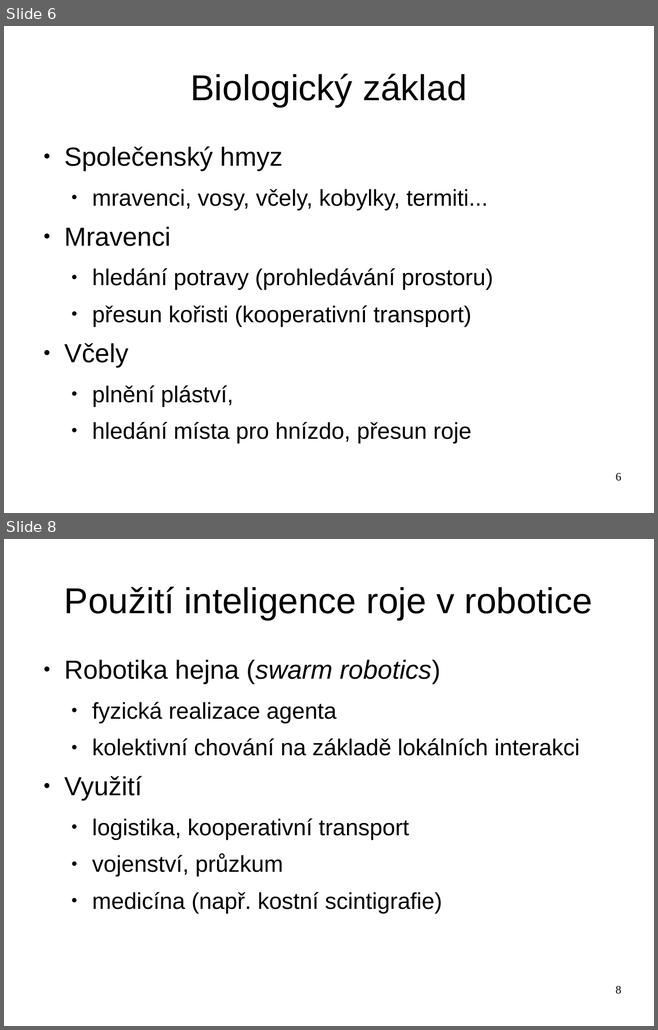
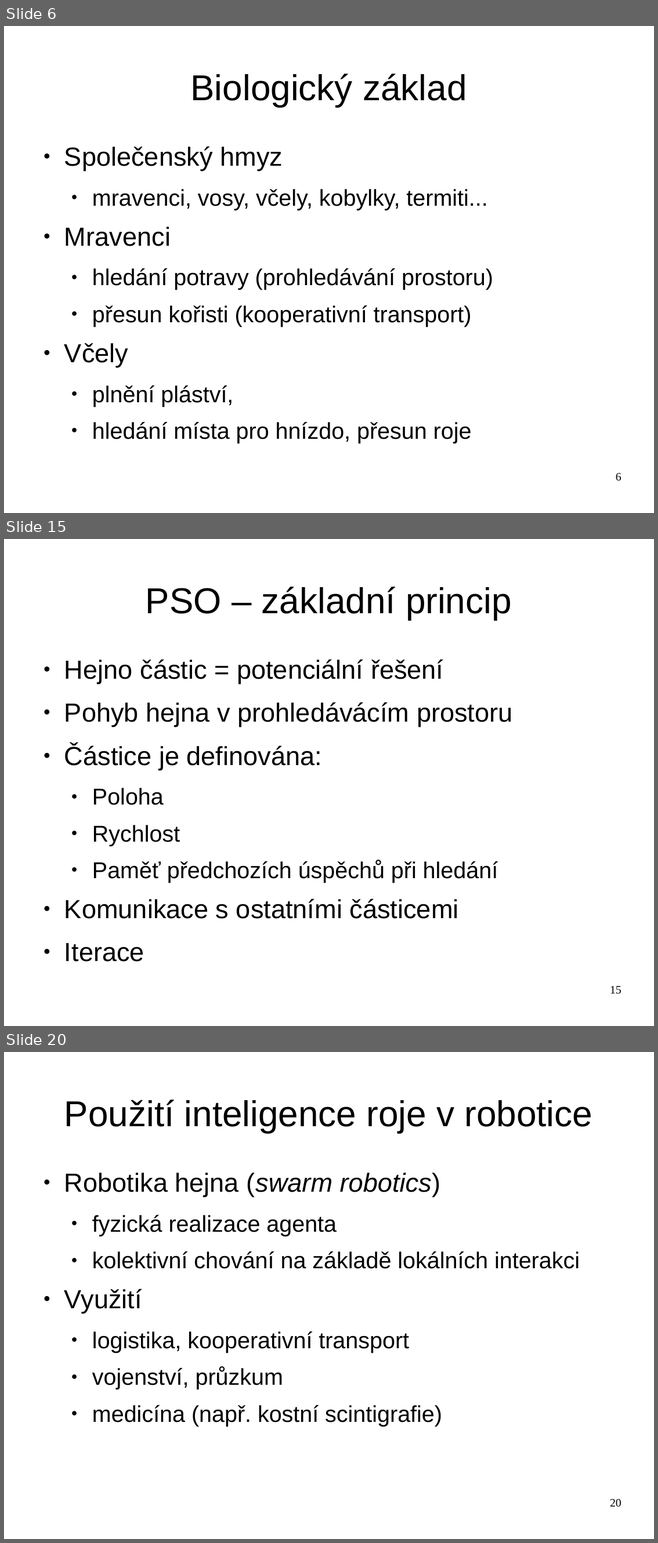
Before and after one commit to hellerstanislav/sin, a slide deck: presentation/swarm.odp. Shown one above the other, each under a label of ours: slides 6 and 8 before the commit, slides 6, 15 and 20 after it; the slides between them are not shown. The pictures are 658x1030 and 658x1543 pixels, drawn with LibreOffice and Linux fonts; fonts in the diff are those of the drawing. Boxes give left, top, right and bottom in pixels: in the first picture for what was removed or moved away, otherwise in the second. Text is boxed around its words. In the diff, an @@ line names an element or a change of style, - is before the commit and + after.

```diff
--- a/presentation/swarm.odp
+++ b/presentation/swarm.odp
@@ slide 15 added at <box>4,539,654,1026</box>, background #FFFFFF @@
@@ title added at <box>146,587,511,620</box>, 44 pt, text #000000 @@
+PSO – základní princip
@@ text added at <box>64,659,513,962</box>, 32 pt, text #000000 @@
+● Hejno částic = potenciální řešení
+● Pohyb hejna v prohledávácím prostoru
+● Částice je definována:
+  ● Poloha
+  ● Rychlost
+  ● Paměť předchozích úspěchů při hledání
+● Komunikace s ostatními částicemi
+● Iterace
@@ page number added at <box>610,986,621,994</box>, 14 pt, text #000000 @@
+15
@@ what was slide 8 is now slide 20 @@
@@ page number at <box>610,1499,621,1507</box>: text changed @@
-8
+20
```
Also in this commit, not shown: 1 slide changed, 11 other slides added, 1 other file.
